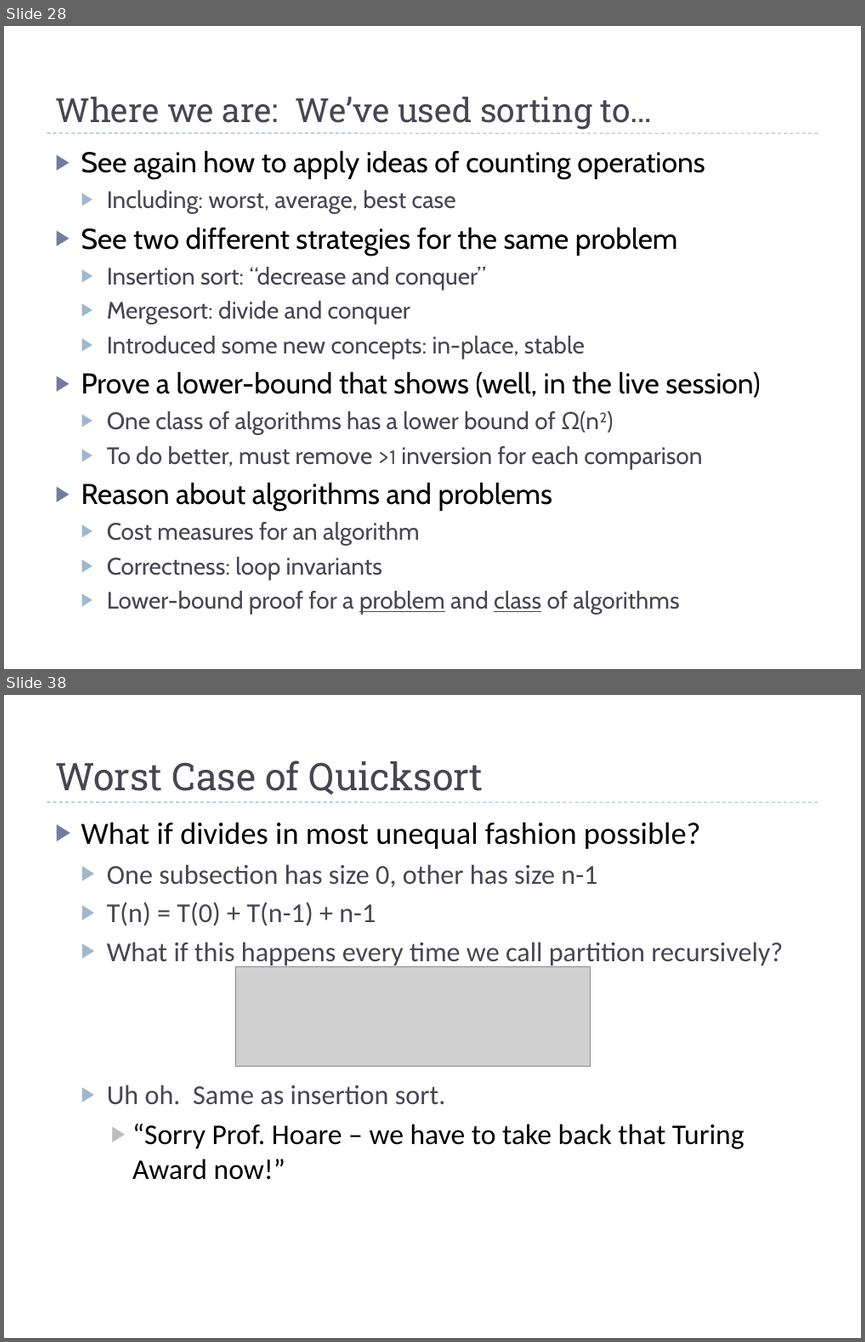
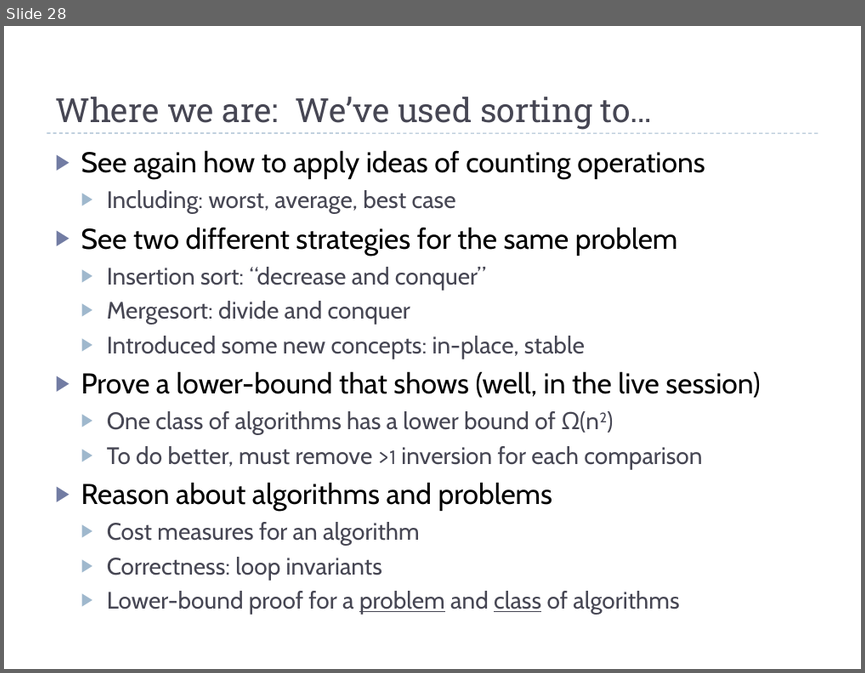
Before and after one commit to uva-cs/cs4102-f21, a slide deck: slides/sorting-intro-f21.pptx. Shown one above the other, each under a label of ours: slides 28 and 38 before the commit, slide 28 after it; the slides between them are not shown. The pictures are 865x1342 and 865x673 pixels, drawn with LibreOffice and Linux fonts; fonts in the diff are those of the drawing; grey boxes stand for pictures. Boxes give left, top, right and bottom in pixels: in the first picture for what was removed or moved away, otherwise in the second. Text is boxed around its words. In the diff, an @@ line names an element or a change of style, - is before the commit and + after.

Commit message:
broke out quicksort slides for separate lecture, including LB proof for comp sorts

```diff
--- a/slides/sorting-intro-f21.pptx
+++ b/slides/sorting-intro-f21.pptx
@@ slide 38 removed at (4,695,861,1338), background #FFFFFF; not listed: 1 template element that a slide beside it also shows @@
@@ title removed at (55,760,483,794) @@
-Worst Case of Quicksort
@@ text removed at (81,822,783,1179) @@
-▶ What if divides in most unequal fashion possible?
-  ▶ One subsection has size 0, other has size n-1
-  ▶ T(n) = T(0) + T(n-1) + n-1
-  ▶ What if this happens every time we call partition recursively?
-  ▶ Uh oh. Same as insertion sort.
-    ▶ “Sorry Prof. Hoare – we have to take back that Turing Award now!”
@@ picture removed at (235,967,589,1066) @@
```
Also in this commit, not shown: 2 slides changed, 14 other slides removed, 5 other files.
